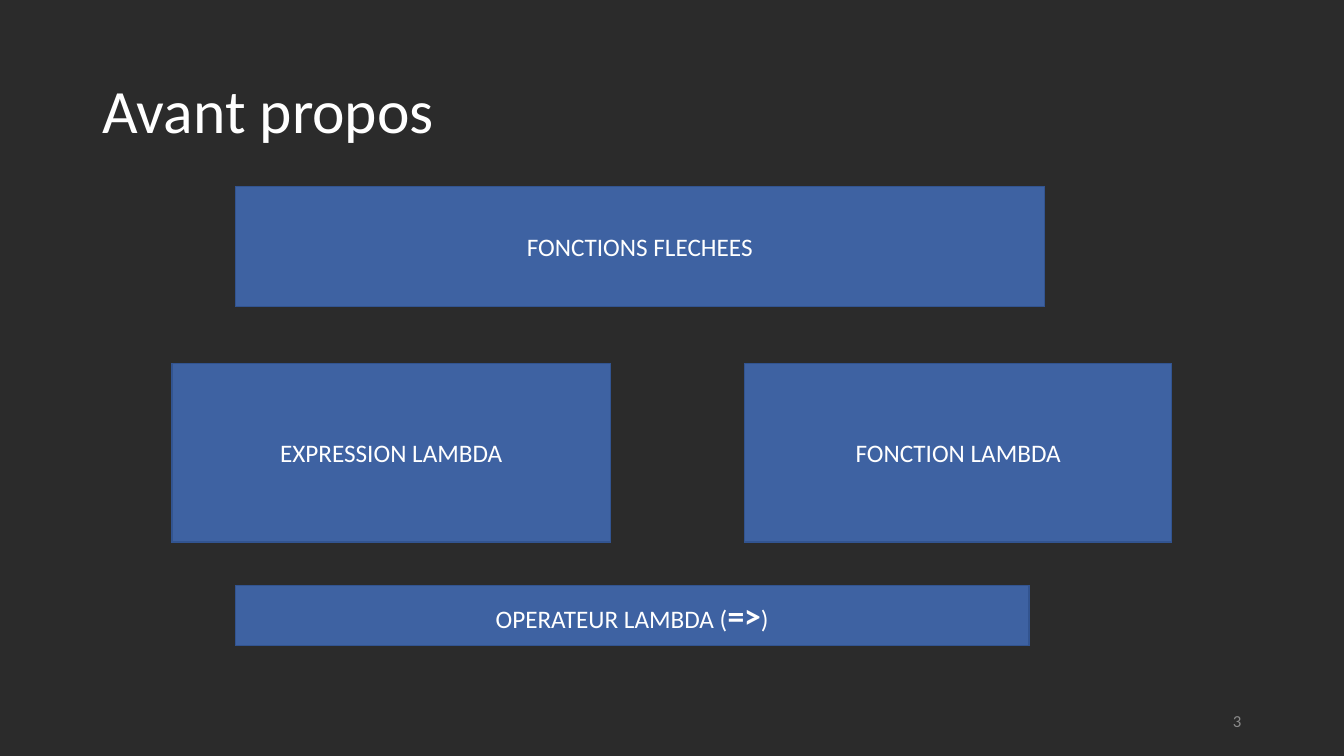
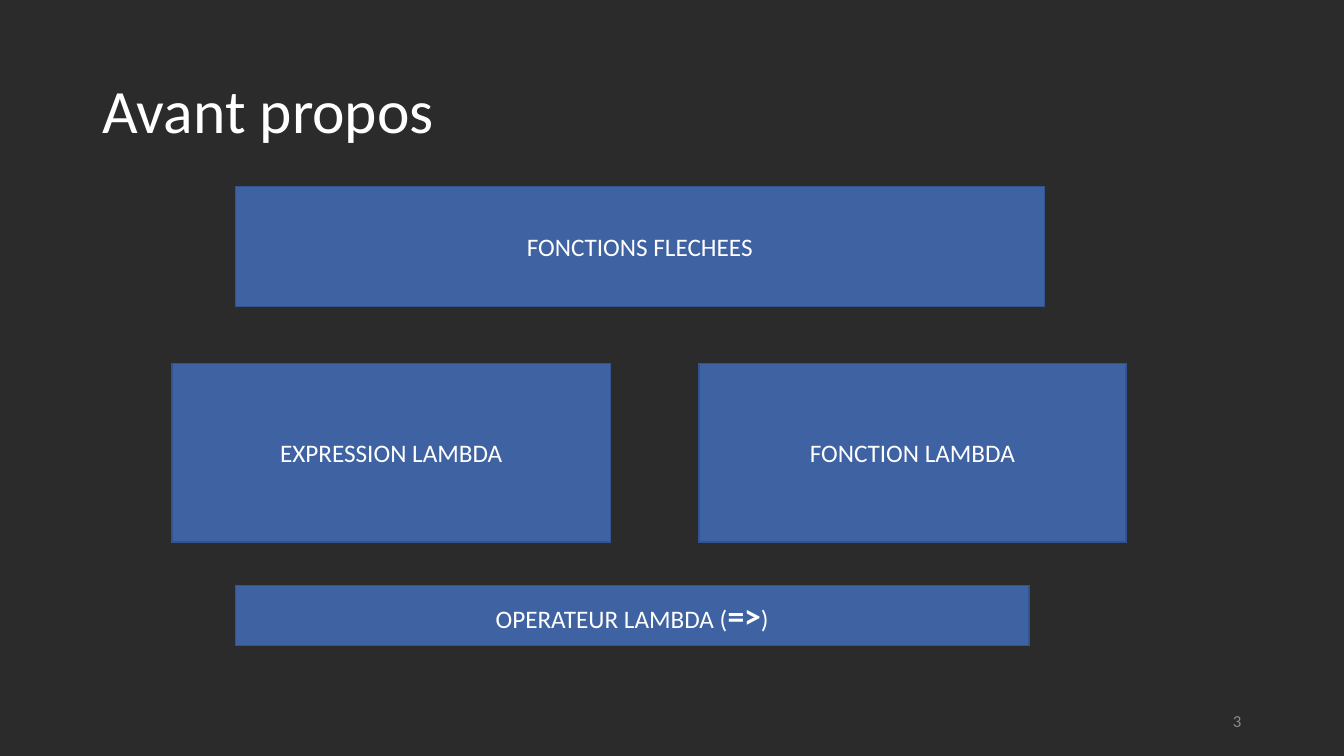
Before and after one commit to rbounatirou/ExempleFncFleches, a slide deck: slide 3 of Fonction_flechee_1_1.pptx. Drawn at 1344x756 pixels with LibreOffice and Linux fonts; fonts in the diff are those of the drawing; background and template pictures are left out; a plain dark background stands for a picture behind light text. Boxes give left, top, right and bottom in pixels: in the first picture for what was removed or moved away, otherwise in the second. Text is boxed around its words. In the diff, an @@ line names an element or a change of style, - is before the commit and + after.

```diff
--- a/Fonction_flechee_1_1.pptx
+++ b/Fonction_flechee_1_1.pptx
@@ rectangle "FONCTION LAMBDA": place and size @@
-rectangle "FONCTION LAMBDA" at bbox=[745, 364, 1173, 542]
+rectangle "FONCTION LAMBDA" at bbox=[699, 364, 1126, 542]
```
Also in this commit, not shown: 1 other slide changed.
